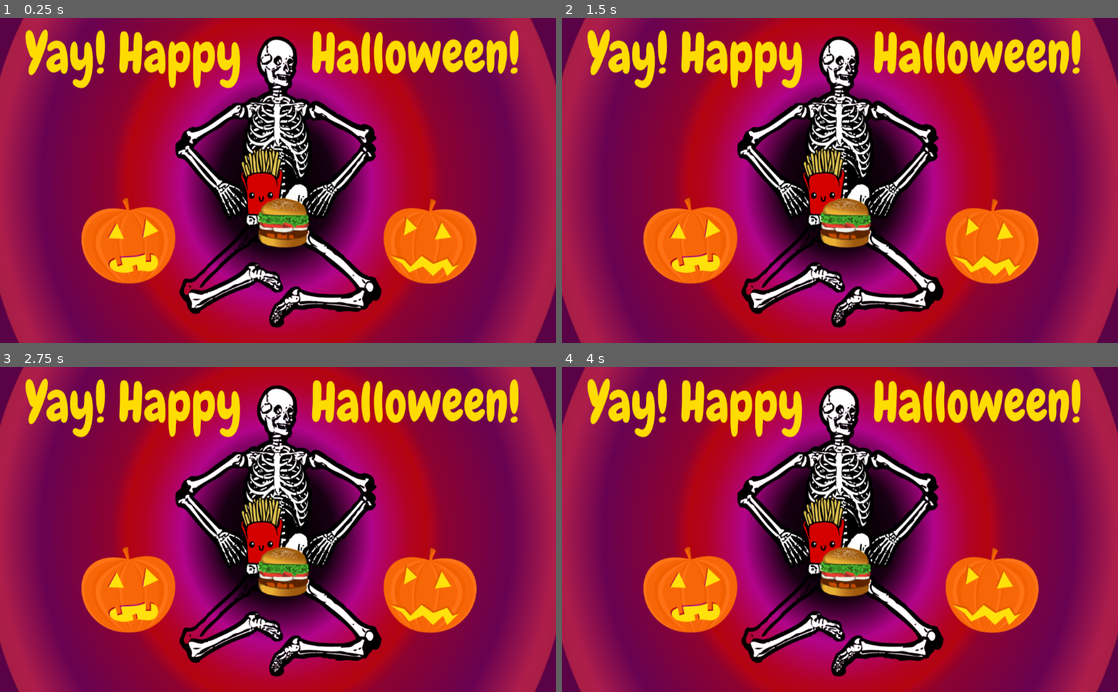
Above: before the commit, frames 1-4 (two rows, left to right).
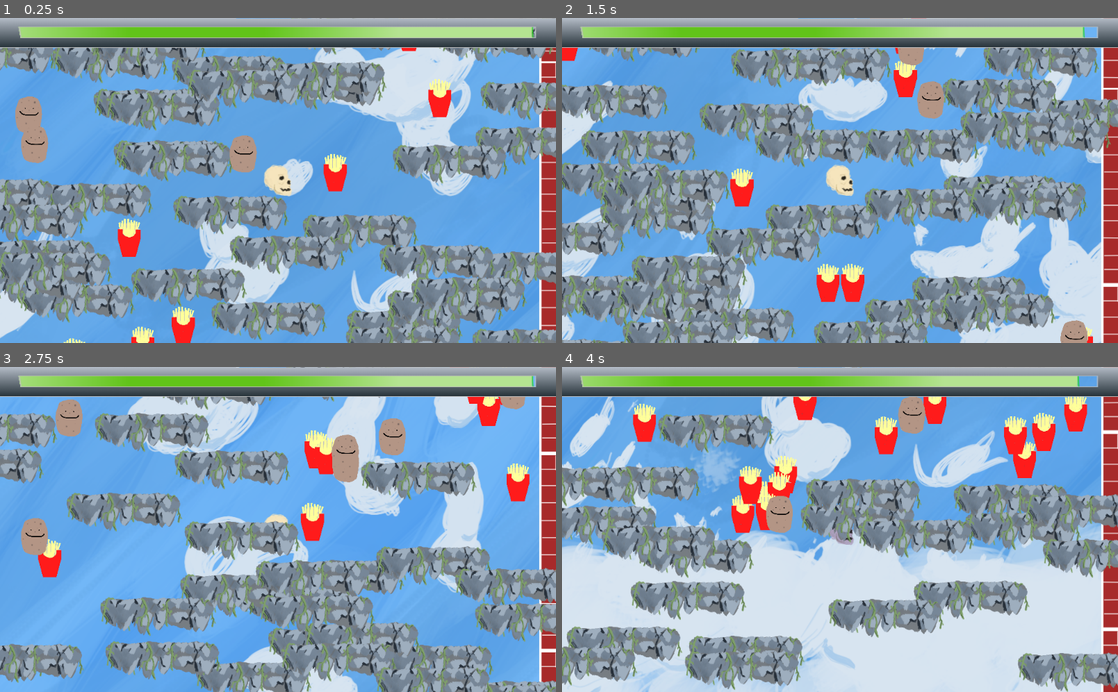
Above: after the commit, the same moments.

Repository: 4X3L/sky-high
Game: Godot game, scene res://Game.tscn
Same seed, same stepped clock (60 frames per second), same inputs: the game is played once before the commit and once after it.
Inputs (mouse positions are in pixels of both pictures, inside the frame that each line leads up to):
- Up to frame 1 (0.25 s): no input
- Up to frame 2 (1.5 s): move the mouse to (962, 164) at 0.52 s; press the mouse at (962, 164) at 0.53 s; move the mouse to (728, 196) at 1.27 s; release the mouse at (728, 196) at 1.28 s; click (728, 196) at 1.35 s
- Up to frame 3 (2.75 s): move the mouse to (333, 458) at 2.02 s; press the mouse at (333, 458) at 2.03 s
- Up to frame 4 (4 s): move the mouse to (812, 594) at 2.77 s; release the mouse at (812, 594) at 2.78 s; click (812, 594) at 2.85 s; move the mouse to (1006, 578) at 3.52 s; press the mouse at (1006, 578) at 3.53 s

The runs differ from the first frame. In frame 1, 100% of the frame differs, in the area x 0-100%, y 0-100%; in frame 2, 100%; in frame 3, 100%; in frame 4, 100%.

Commit message:
Fixed burger win

Diff:
--- a/Burger.gd
+++ b/Burger.gd
@@ -1,7 +1,8 @@
 extends Area2D
 
 func _on_Player_body_entered(body):
-	get_tree().change_scene("res://Winning.tscn")
+	if "Players" in body.get_groups():
+		get_tree().change_scene("res://Winning.tscn")
 
 func _ready():
 	self.connect("body_entered", self, "_on_Player_body_entered")
